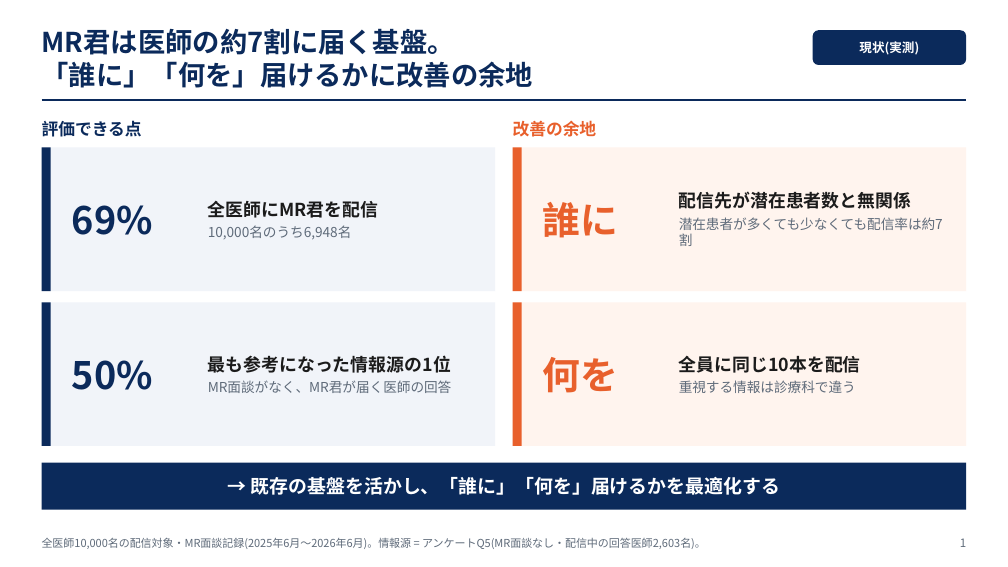
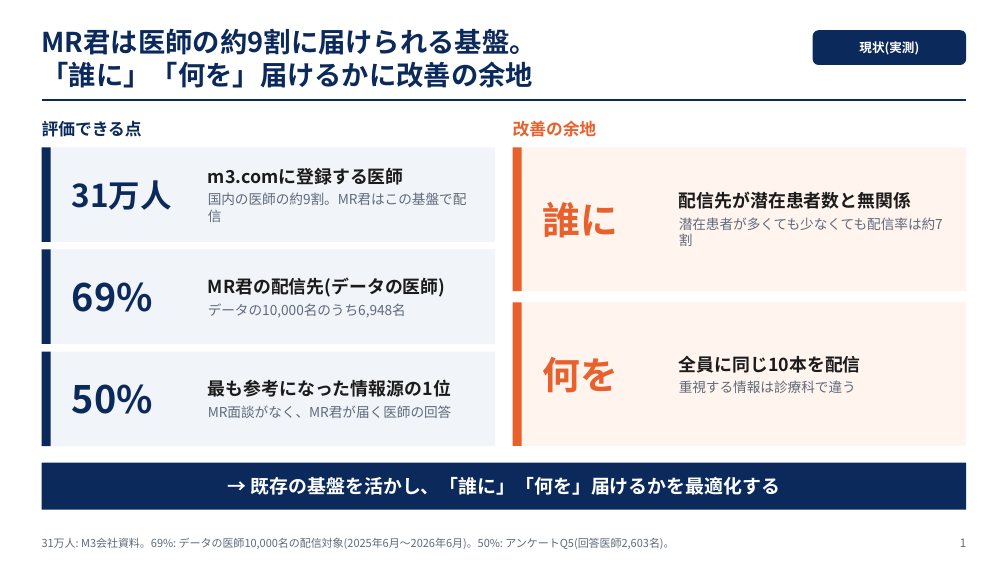
Before and after one commit to 266e202e-beep/m3, a slide deck: slide 1 of final_deliverables/v5/20261009_最終発表_v5.pptx. Drawn at 1008x567 pixels with LibreOffice and Linux fonts; fonts in the diff are those of the drawing. Boxes give left, top, right and bottom in pixels: in the first picture for what was removed or moved away, otherwise in the second. Text is boxed around its words. In the diff, an @@ line names an element or a change of style, - is before the commit and + after.

```diff
--- a/final_deliverables/v5/20261009_最終発表_v5.pptx
+++ b/final_deliverables/v5/20261009_最終発表_v5.pptx
@@ text at (42,28,537,55): text changed @@
-MR君は医師の約7割に届く基盤。
+MR君は医師の約9割に届けられる基盤。
@@ rectangle: place and size @@
-rectangle at (42,147,495,291)
+rectangle at (42,147,495,242)
@@ rectangle: place and size @@
-rectangle at (42,147,51,291)
+rectangle at (42,147,51,242)
@@ text added at (208,168,467,205), 13 pt, text #5F6B7A @@
+m3.comに登録する医師
+国内の医師の約9割。MR君はこの基盤で配信
@@ text added at (72,180,172,210), 30 pt, text #0B2A5B, bold @@
+31万人
@@ rectangle added at (42,250,495,344), fill #F1F4F9 @@
@@ rectangle added at (42,250,51,344), fill #0B2A5B @@
@@ text "69%": place and size @@
-text "69%" at (72,205,153,235)
+text "69%" at (72,282,153,312)
@@ text at (208,277,446,318): text changed @@
-全医師にMR君を配信
-10,000名のうち6,948名
+MR君の配信先(データの医師)
+データの10,000名のうち6,948名
@@ rectangle: place and size @@
-rectangle at (42,302,495,446)
+rectangle at (42,352,495,446)
@@ rectangle: place and size @@
-rectangle at (42,302,51,446)
+rectangle at (42,352,51,446)
@@ text "50%": place and size @@
-text "50%" at (72,360,153,390)
+text "50%" at (72,384,153,414)
@@ text "最も参考になった情報源の1位": place and size @@
-text "最も参考になった情報源の1位" at (208,355,452,393)
+text "最も参考になった情報源の1位" at (208,379,452,418)
@@ text at (42,538,674,549): text changed @@
-全医師10,000名の配信対象・MR面談記録(2025年6月〜2026年6月)。情報源 = アンケートQ5(MR面談なし・配信中の回答医師2,603名)。
+31万人: M3会社資料。69%: データの医師10,000名の配信対象(2025年6月〜2026年6月)。50%: アンケートQ5(回答医師2,603名)。
```
Also in this commit, not shown: 8 other slides changed, 17 other files.
